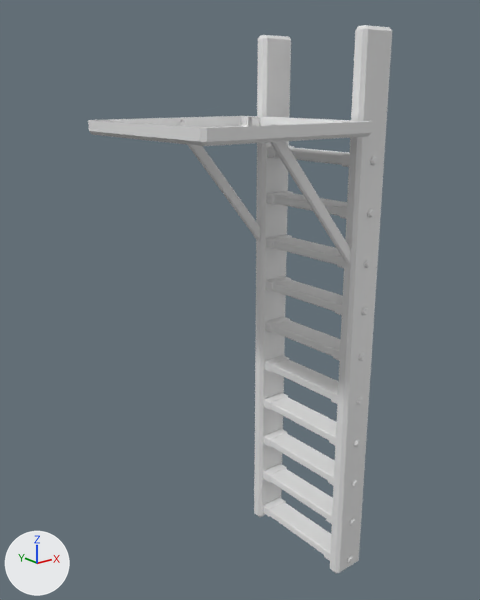
One commit to the FBX model Assets/Files/Models/Train/Locomotive/Ladder.fbx: the scene before it, then after it.
Before and after are seen from a 50 mm lens placed at (-1.498, -1.494, 0.831), pointed at (-0.277, 0.032, 0.221). The axes (+X, +Y, +Z) are drawn at lower left. The lights are the same throughout.
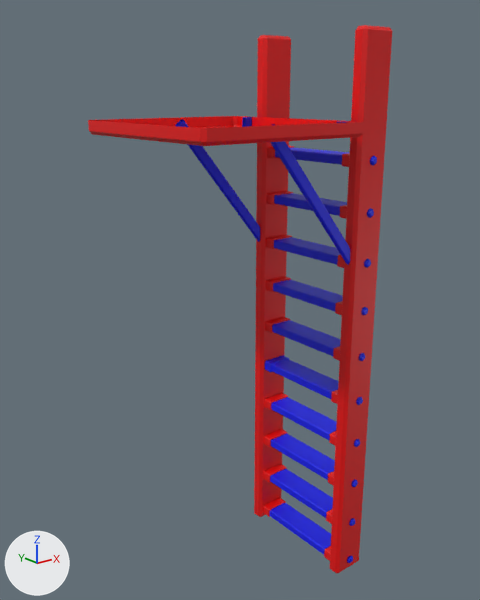
Location of each change, [x1, y1, x2, y2] in pixels of the pictures (480 x 600 px; the box of a moved part takes in the faces that stretch with it):
part 1 of me_cube_003, moved or reshaped
    before: [93, 116, 372, 146]
    after: [93, 116, 364, 146]
part 2 of me_cube_003, recoloured (grey to red)
    both: [88, 25, 392, 573]
part 3 of me_cube_003, recoloured (grey to blue)
    both: [175, 119, 377, 563]

The change, as a diff of the scene's bpy script:
```diff
--- a/Assets/Files/Models/Train/Locomotive/Ladder.fbx.py
+++ b/Assets/Files/Models/Train/Locomotive/Ladder.fbx.py
@@ mat_trim @@
+mat_trim = principled_material('Trim')
+mat_trim.base_color = (0.8, 0.0, 0.0)  # red #e70000
@@ mat_rungs @@
+mat_rungs = principled_material('Rungs')
+mat_rungs.base_color = (0.0, 0.00434, 0.8)  # blue #000ee7
@@ me_cube_003 @@
 # used by ob_cube_001; location = (-0.01, 0.001, 0.004)
 # verts and faces of me_cube_003; kept vertices keep their numbers, new ones are numbered from 1378
 # before: 600 (-0.06, 0.27, 0.75) at pixel (245, 115), 601 (-0.07, 0.28, 0.75) at pixel (241, 115), 602 (-0.07, 0.28, 0.72) at pixel (241, 125), 603 (-0.06, 0.27, 0.72) at pixel (245, 125), 604 (-0.07, 0.27, 0.71)
 # before: 605 (-0.07, -0.28, 0.75) at pixel (372, 121), 606 (-0.06, -0.27, 0.75) at pixel (371, 121), 607 (-0.07, -0.27, 0.71) at pixel (368, 136), 608 (-0.06, -0.27, 0.72) at pixel (370, 132), 609 (-0.07, -0.28, 0.72) at pixel (371, 132)
 # before: 620 (-0.09, 0.21, 0.75) at pixel (248, 117), 622 (-0.09, 0.19, 0.75) at pixel (251, 117), 624 (-0.09, 0.21, 0.72), 626 (-0.09, 0.19, 0.72)
-me_cube_003.from_pydata(...)  # 1378 vertices, 1049 faces; spans x -0.62..0.07, y -0.28..0.28, z -0.75..1.0
+me_cube_003.from_pydata(...)  # 1386 vertices, 1053 faces; spans x -0.62..0.07, y -0.28..0.28, z -0.75..1.0
+# me_cube_003 part 1
+for i in [620, 622, 624, 626]: verts[i] += (-0.02, 0.0, 0.0)
+for i in [*range(600, 610)]: verts[i] += (-0.03, 0.0, 0.0)
+# me_cube_003 part 2: 503 faces spanning x -0.62..0.07, y -0.28..0.28, z -0.75..1.0 switch from no material to mat_trim (red #e70000)
+# me_cube_003 part 3: 546 faces spanning x -0.37..0.06, y -0.24..0.23, z -0.72..0.75 switch from no material to mat_rungs (blue #000ee7)
```
